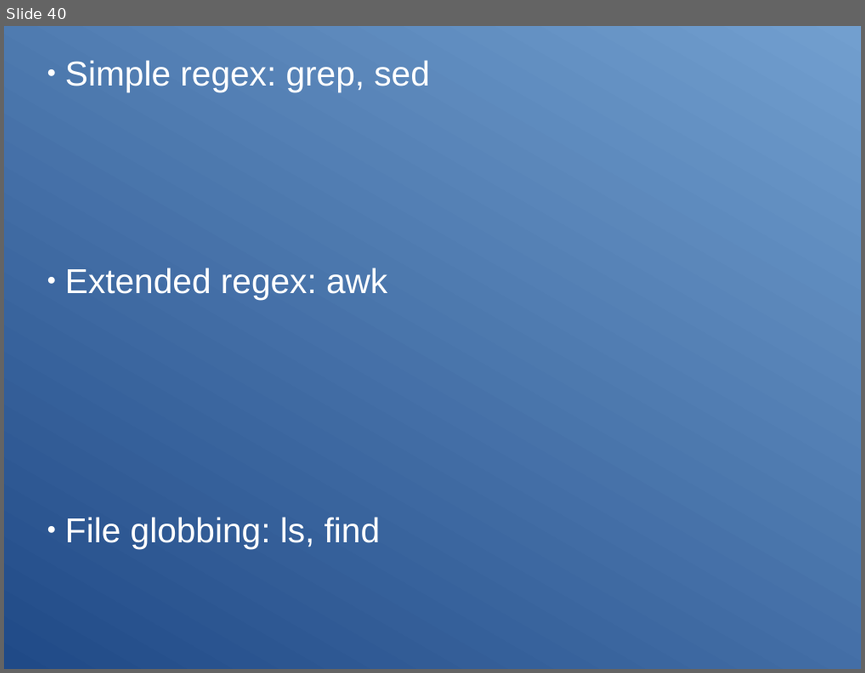
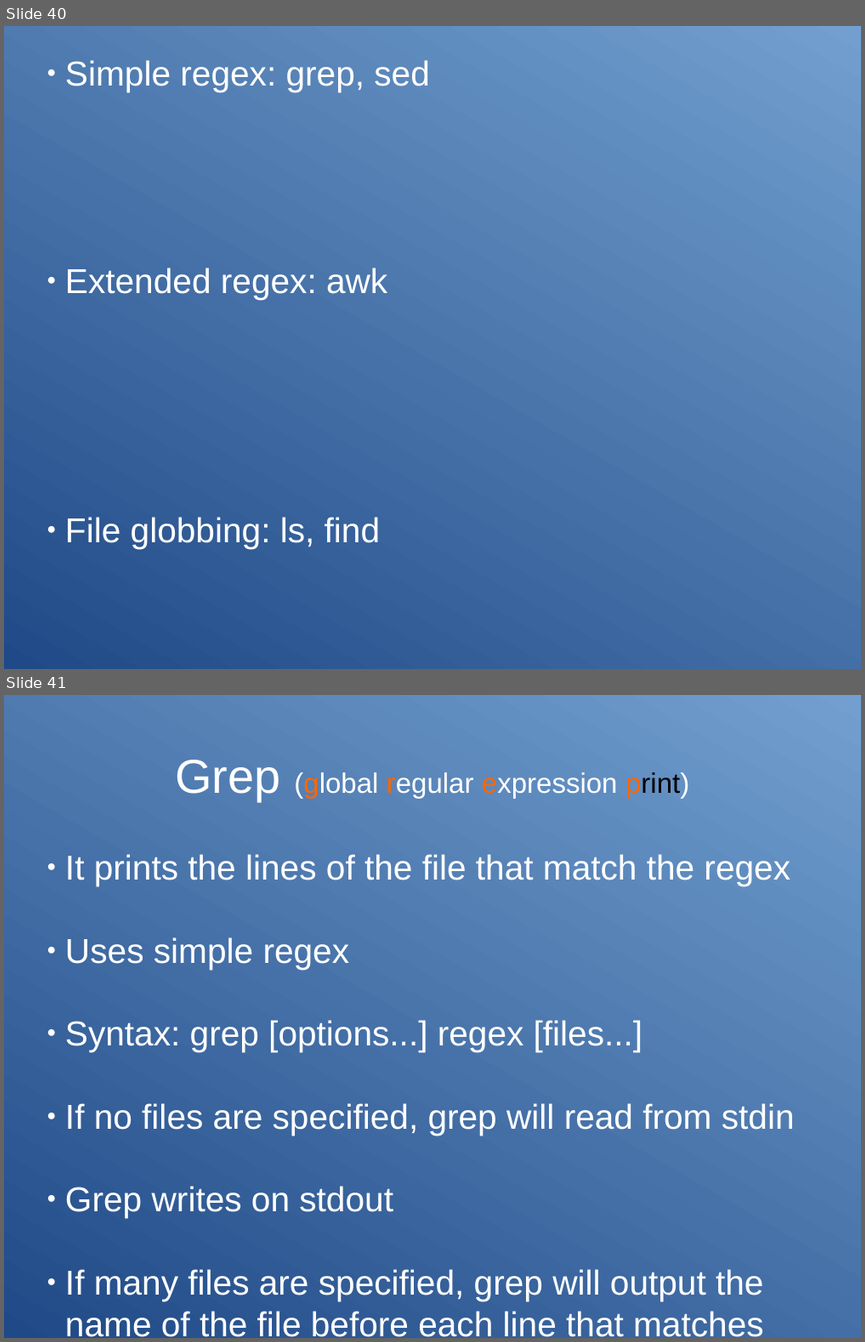
Before and after one commit to Clibre/An-introduction-to-bash, a slide deck: presentation.odp. Shown one above the other, each under a label of ours: slide 40 before the commit, slides 40 and 41 after it. The pictures are 865x673 and 865x1342 pixels, drawn with LibreOffice and Linux fonts; fonts in the diff are those of the drawing. Boxes give left, top, right and bottom in pixels: in the first picture for what was removed or moved away, otherwise in the second. Text is boxed around its words. In the diff, an @@ line names an element or a change of style, - is before the commit and + after.

Commit message:
ajout de la section sur grep

```diff
--- a/presentation.odp
+++ b/presentation.odp
@@ slide 41 added at (4, 695, 861, 1338), background gradient #204A87 to #729FCF @@
@@ title added at (175, 760, 689, 801), 26 pt, text #FFFFFF @@
+Grep (global regular expression print)
@@ subtitle added at (65, 854, 794, 1337), 32 pt, text #FFFFFF @@
+● It prints the lines of the file that match the regex
+● Uses simple regex
+● Syntax: grep [options...] regex [files...]
+● If no files are specified, grep will read from stdin
+● Grep writes on stdout
+● If many files are specified, grep will output the name of the file before each line that matches
```
Also in this commit, not shown: 10 other slides added, 10 other files.
